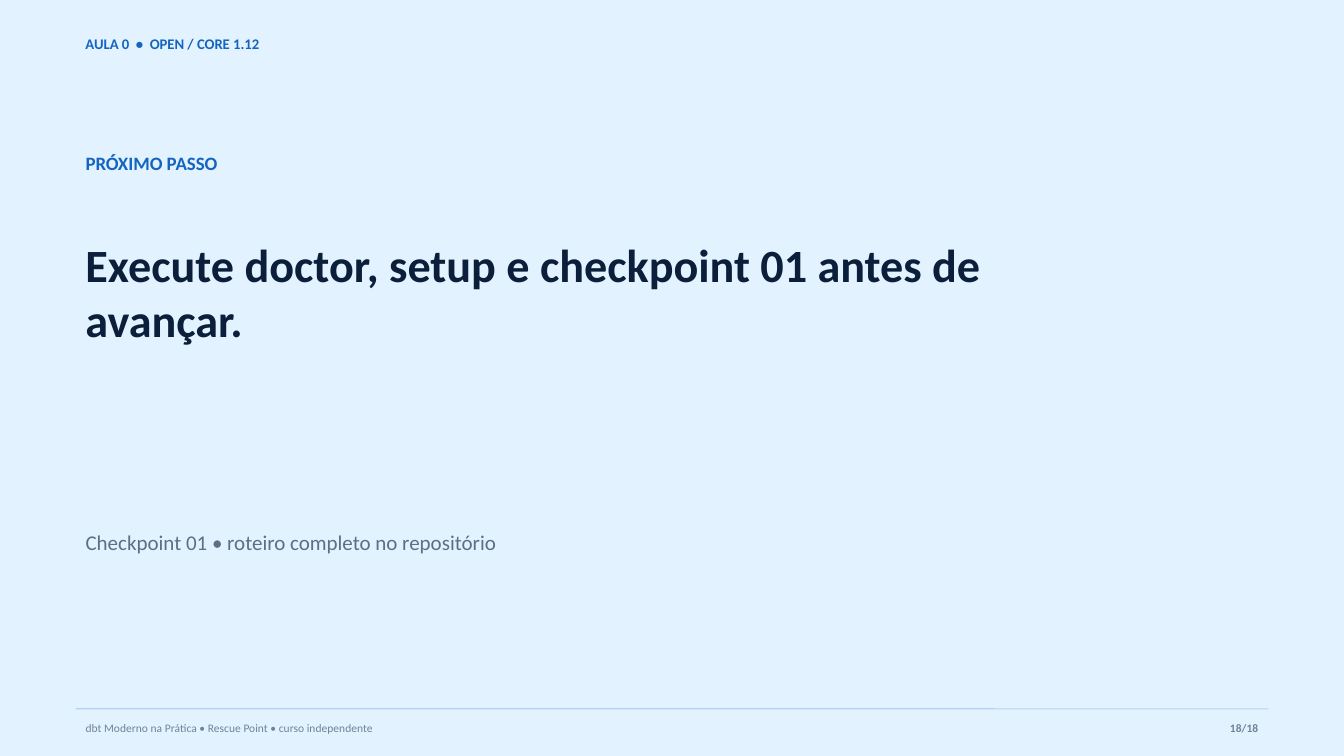
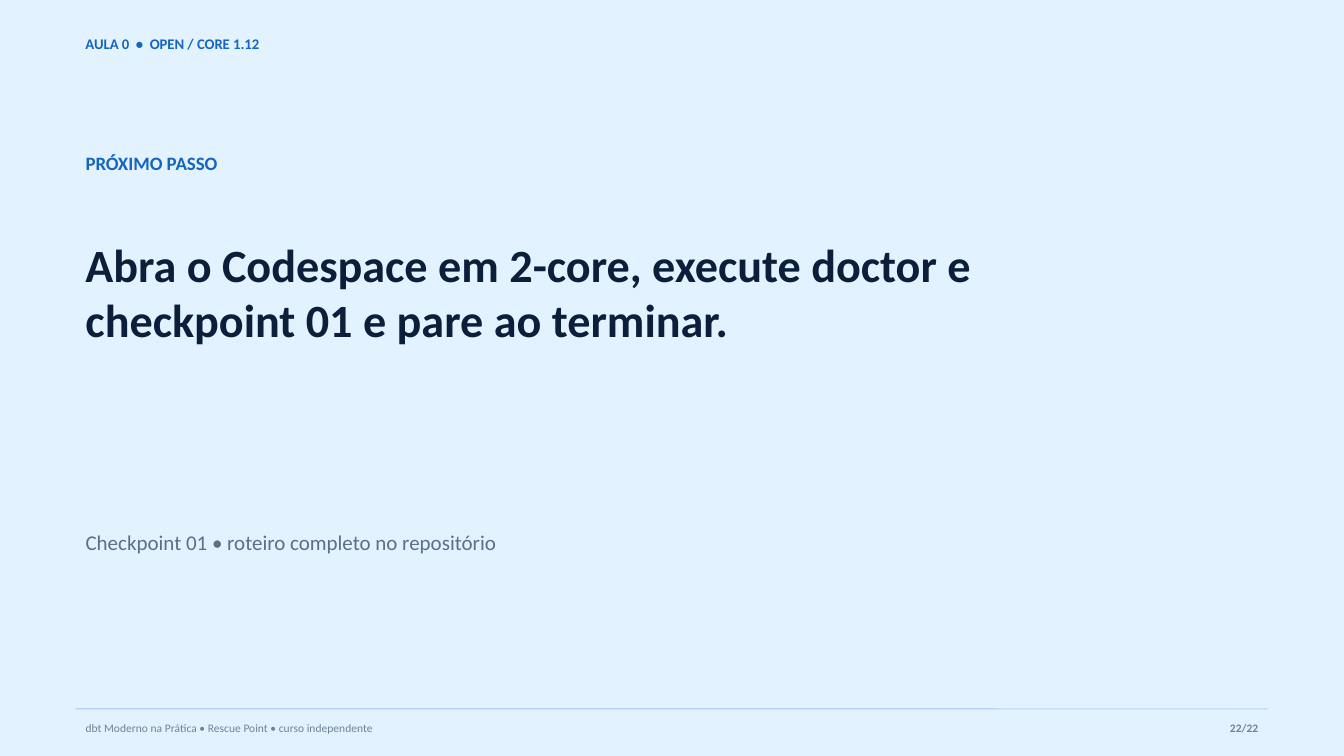
Before and after one commit to AnselmoBorges/dbt-moderno-na-pratica, a slide deck: slide 22 of assets/decks/aula-00-ambiente.pptx (slide 18 before the commit). Drawn at 1344x756 pixels with LibreOffice and Linux fonts; fonts in the diff are those of the drawing. Boxes give left, top, right and bottom in pixels: in the first picture for what was removed or moved away, otherwise in the second. Text is boxed around its words. In the diff, an @@ line names an element or a change of style, - is before the commit and + after.

Commit message:
feat: recomenda Codespaces na aula zero

```diff
--- a/assets/decks/aula-00-ambiente.pptx
+++ b/assets/decks/aula-00-ambiente.pptx
@@ text at <box>85,249,970,345</box>: text changed @@
-Execute doctor, setup e checkpoint 01 antes de avançar.
+Abra o Codespace em 2-core, execute doctor e checkpoint 01 e pare ao terminar.
@@ text at <box>1230,724,1258,732</box>: text changed @@
-18/18
+22/22
```
Also in this commit, not shown: 16 other slides changed, 5 slides added, 1 slide removed, 22 other files.
